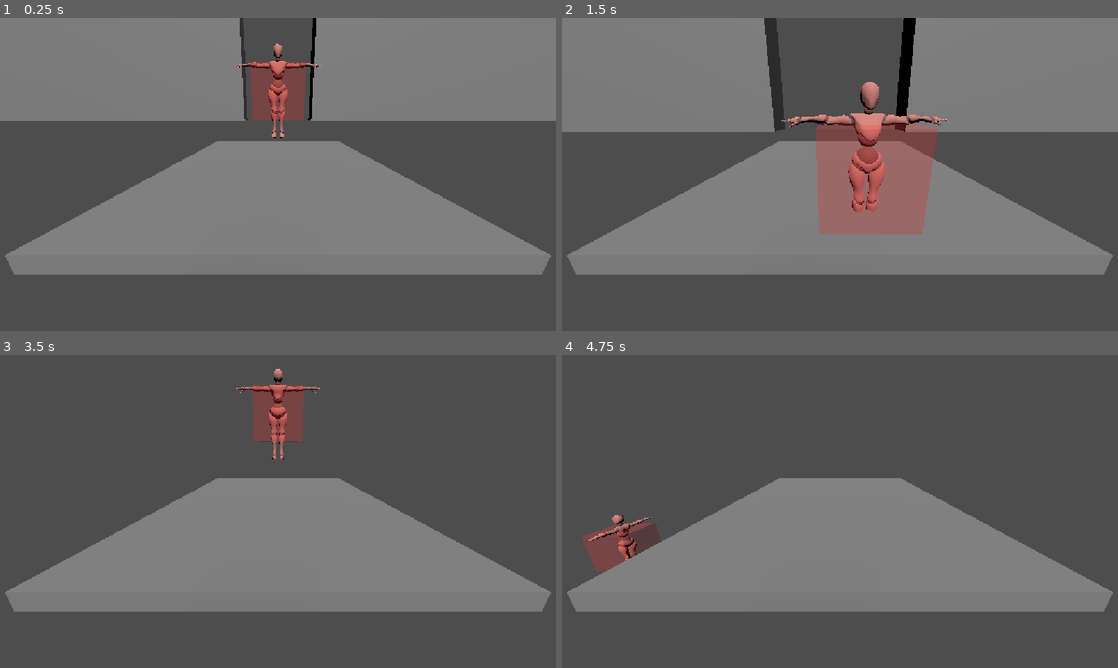
Above: before the commit, frames 1-4 (two rows, left to right).
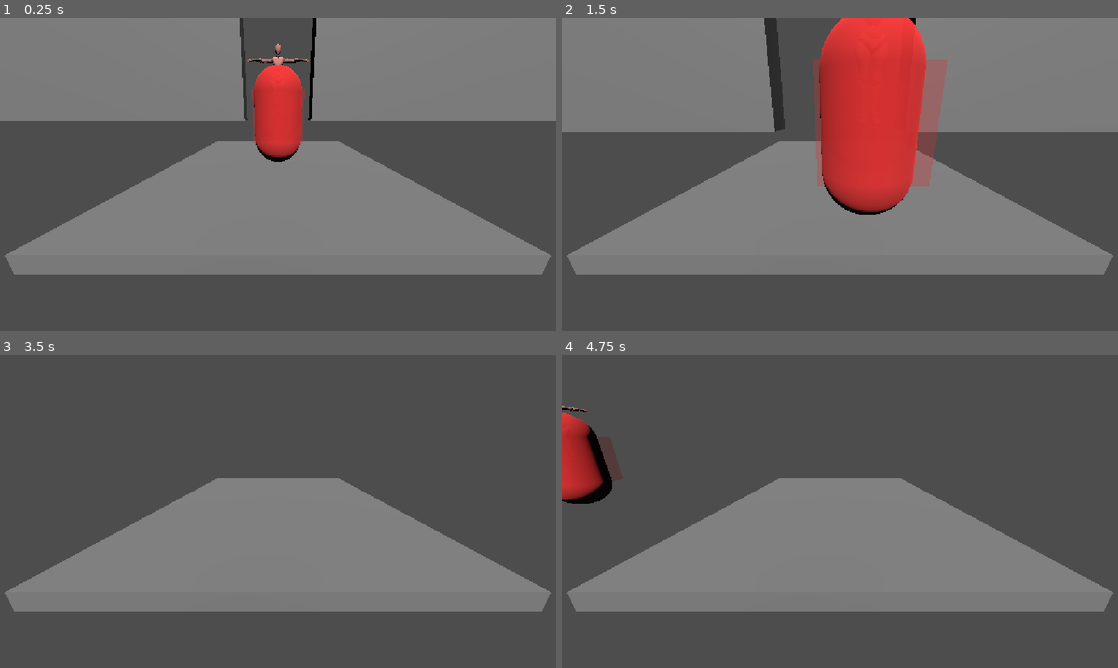
Above: after the commit, the same moments.

Repository: Ayoub-Ben-Yedder/ArtCade3.0
Game: Godot game, scene res://main.tscn
Same seed, same stepped clock (60 frames per second), same inputs: the game is played once before the commit and once after it.
Inputs:
- Up to frame 1 (0.25 s): no input
- Up to frame 2 (1.5 s): tap Enter (ui_accept) at 0.5, 0.77 s; hold Right (ui_right) 0.53-1.28 s; hold Down (ui_down) from 1.28 s (still down)
- Up to frame 3 (3.5 s): tap Enter (ui_accept) at 1.52, 3.02 s; release Down (ui_down) at 2.03 s; hold Right (ui_right) 2.03-2.78 s; hold Up (ui_up) from 2.78 s (still down)
- Up to frame 4 (4.75 s): release Up (ui_up) at 3.53 s; hold Left (ui_left) from 3.53 s (still down); tap Enter (ui_accept) at 3.77, 4.52 s

The runs differ from the first frame. In frame 1, 2.9% of the frame differs, in the area x 42-58%, y 8-46%; in frame 2, 13%, in the area x 39-70%, y 0-70%; in frame 3, 1.8%; in frame 4, 3.2%.

Commit message:
hitbox works

Diff:
--- a/main.tscn
+++ b/main.tscn
@@ -16,6 +16,7 @@
 script = ExtResource("1_0xm2m")
 
 [node name="Model" parent="Player" unique_id=696421576 instance=ExtResource("2_h2yge")]
+transform = Transform3D(0.755, 0, 0, 0, 0.755, 0, 0, 0, 0.755, 0, 0, 0)
 
 [node name="CollisionShape3D" type="CollisionShape3D" parent="Player" unique_id=575592170]
 transform = Transform3D(1, 0, 0, 0, 1, 0, 0, 0, 1, 0, 0.8989992, 0)
--- a/pose_receiver.gd
+++ b/pose_receiver.gd
@@ -5,15 +5,17 @@
 var skel: Skeleton3D
 var smooth_dirs := {}
 @export var body_scale := 1.0
-@export var padding := Vector2(0.25, 0.2)
-@export var depth := 0.5
+@export var arm_radius := 0.07
+@export var leg_radius := 0.09
+@export var head_radius := 0.13
+@export var torso_depth := 0.25
+@export var torso_pad := 0.05
+@export var foot_pad := 0.05
 @export var show_debug := true
 
-var col: CollisionShape3D
-var box := BoxShape3D.new()
-var dbg_box := BoxMesh.new()
-var cur_size := Vector2(0.65, 1.8)
-var cur_x := 0.0
+var parts := []
+var ground_offset := 0.9
+var dbg_mat: StandardMaterial3D
 
 # [bone, child bone, from landmark, to landmark]
 const LIMBS = [
@@ -27,22 +29,66 @@
 	["RightLeg", "RightFoot", "r_knee", "r_ankle"],
 ]
 
+# [from landmark, to landmark, "arm" or "leg"]
+const CAPSULES = [
+	["l_shoulder", "l_elbow", "arm"],
+	["l_elbow", "l_wrist", "arm"],
+	["r_shoulder", "r_elbow", "arm"],
+	["r_elbow", "r_wrist", "arm"],
+	["l_hip", "l_knee", "leg"],
+	["l_knee", "l_ankle", "leg"],
+	["r_hip", "r_knee", "leg"],
+	["r_knee", "r_ankle", "leg"],
+]
+
+const LM_TO_BONE = {
+	"l_shoulder": "LeftArm", "l_elbow": "LeftForeArm", "l_wrist": "LeftHand",
+	"r_shoulder": "RightArm", "r_elbow": "RightForeArm", "r_wrist": "RightHand",
+	"l_hip": "LeftUpLeg", "l_knee": "LeftLeg", "l_ankle": "LeftFoot",
+	"r_hip": "RightUpLeg", "r_knee": "RightLeg", "r_ankle": "RightFoot",
+	"nose": "Head",
+}
+
 func _ready():
 	udp.bind(4242, "127.0.0.1")
 	skel = get_node("../Model").find_child("Skeleton3D", true, false)
 	if skel == null:
 		push_error("No Skeleton3D found under Model")
 
-	col = get_parent().get_node("CollisionShape3D")
-	col.shape = box
+	# old single box is no longer used
+	get_parent().get_node("CollisionShape3D").disabled = true
+
+	dbg_mat = StandardMaterial3D.new()
+	dbg_mat.albedo_color = Color(1, 0.2, 0.2, 0.3)
+	dbg_mat.transparency = BaseMaterial3D.TRANSPARENCY_ALPHA
+
+	for c in CAPSULES:
+		parts.append(_make_part("capsule", c[0], c[1], arm_radius if c[2] == "arm" else leg_radius))
+	parts.append(_make_part("box", "", "", 0.0))
+	parts.append(_make_part("sphere", "nose", "", head_radius))
+
+func _make_part(kind: String, a: String, b: String, radius: float) -> Dictionary:
+	var node := CollisionShape3D.new()
+	var shape: Shape3D
+	var mesh: Mesh
+	match kind:
+		"capsule":
+			shape = CapsuleShape3D.new()
+			mesh = CapsuleMesh.new()
+		"box":
+			shape = BoxShape3D.new()
+			mesh = BoxMesh.new()
+		_:
+			shape = SphereShape3D.new()
+			mesh = SphereMesh.new()
+	node.shape = shape
 	if show_debug:
-		var dbg := MeshInstance3D.new()
-		dbg.mesh = dbg_box
-		var mat := StandardMaterial3D.new()
-		mat.albedo_color = Color(1, 0.2, 0.2, 0.3)
-		mat.transparency = BaseMaterial3D.TRANSPARENCY_ALPHA
-		dbg.material_override = mat
-		col.add_child(dbg)
+		var mi := MeshInstance3D.new()
+		mi.mesh = mesh
+		mi.material_override = dbg_mat
+		node.add_child(mi)
+	get_parent().add_child.call_deferred(node)
+	return {"kind": kind, "a": a, "b": b, "radius": radius, "node": node, "shape": shape, "mesh": mesh}
 
 func _bone(short_name: String) -> int:
 	for prefix in ["mixamorig_", "mixamorig:", "mixamorig"]:
@@ -55,6 +101,12 @@
 	var a = pose[lm_name]
 	return Vector3(a[0], a[1], a[2])
 
+# landmark in Player-local space (scaled, feet on the floor)
+func _p(lm_name: String) -> Vector3:
+	var i := _bone(LM_TO_BONE[lm_name])
+	var g: Transform3D = skel.global_transform * skel.get_bone_global_pose(i)
+	return get_parent().global_transform.affine_inverse() * g.origin
+
 func _process(_delta):
 	while udp.get_available_packet_count() > 0:
 		var data = JSON.parse_string(udp.get_packet().get_string_from_utf8())
@@ -62,9 +114,9 @@
 			pose = data
 	if skel == null or pose.is_empty():
 		return
-	_update_hitbox()
 	for limb in LIMBS:
 		_aim(limb[0], limb[1], limb[2], limb[3])
+	_update_hitbox()
 
 func _aim(bone_name: String, child_name: String, from_lm: String, to_lm: String):
 	var b := _bone(bone_name)
@@ -88,20 +140,54 @@
 	skel.set_bone_pose_rotation(b, local.get_rotation_quaternion())
 
 func _update_hitbox():
-	var min_x := INF
-	var max_x := -INF
-	var min_y := INF
-	var max_y := -INF
-	for k in pose:
-		var p = pose[k]
-		min_x = minf(min_x, p[0])
-		max_x = maxf(max_x, p[0])
-		min_y = minf(min_y, p[1])
-		max_y = maxf(max_y, p[1])
-	var w := (max_x - min_x + padding.x) * body_scale
-	var h := (max_y - min_y + padding.y) * body_scale
-	cur_size = cur_size.lerp(Vector2(w, h), 0.2)
-	cur_x = lerpf(cur_x, (min_x + max_x) / 2.0 * body_scale, 0.2)
-	box.size = Vector3(cur_size.x, cur_size.y, depth)
-	dbg_box.size = box.size
-	col.position = Vector3(cur_x, cur_size.y / 2.0, 0)
+	for p in parts:
+		match p["kind"]:
+			"capsule":
+				_set_capsule(p, _p(p["a"]), _p(p["b"]))
+			"box":
+				_set_torso(p)
+			_:
+				_set_head(p)
+
+func _set_capsule(p: Dictionary, a: Vector3, b: Vector3):
+	var length := a.distance_to(b)
+	if length < 0.001:
+		return
+	var r: float = p["radius"] * body_scale
+	var h := length + 2.0 * r
+	p["shape"].radius = r
+	p["shape"].height = h
+	if show_debug:
+		p["mesh"].radius = r
+		p["mesh"].height = h
+	var bs := Basis(Quaternion(Vector3.UP, (b - a) / length))
+	p["node"].transform = Transform3D(bs, (a + b) / 2.0)
+
+func _set_torso(p: Dictionary):
+	var ls := _p("l_shoulder")
+	var rs := _p("r_shoulder")
+	var top := (ls + rs) / 2.0
+	var bot := (_p("l_hip") + _p("r_hip")) / 2.0
+	var up := top - bot
+	if up.length() < 0.001:
+		return
+	var y := up.normalized()
+	var x := rs - ls
+	x = (x - y * x.dot(y)).normalized()
+	var z := x.cross(y)
+	var size := Vector3(
+		(ls.distance_to(rs) + 2.0 * torso_pad * body_scale),
+		up.length() + 2.0 * torso_pad * body_scale,
+		torso_depth * body_scale)
+	p["shape"].size = size
+	if show_debug:
+		p["mesh"].size = size
+	p["node"].transform = Transform3D(Basis(x, y, z), (top + bot) / 2.0)
+
+func _set_head(p: Dictionary):
+	var r: float = p["radius"] * body_scale
+	p["shape"].radius = r
+	if show_debug:
+		p["mesh"].radius = r
+		p["mesh"].height = r * 2.0
+	p["node"].transform = Transform3D(Basis.IDENTITY, _p("nose") + Vector3(0, 0.1, 0))
